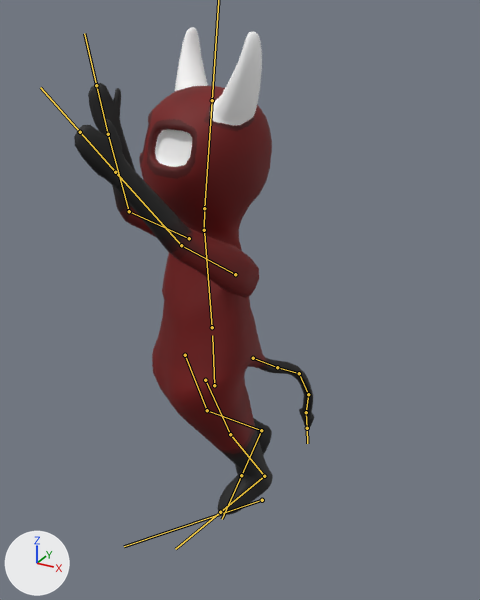
A saved change to the FBX model Assets/Models/demon.fbx.
Both versions are drawn from a 50 mm lens placed at (3.23, -4.87, 5.98), pointed at (0.0, 0.99, 3.04). Arrows for +X, +Y and +Z are at lower left; the lights stay in place. Both versions are drawn at frame 1 of the action 'Armature|ghfgjhf'; the numbers are the values there. The bones that bend it are drawn over the model as lines.
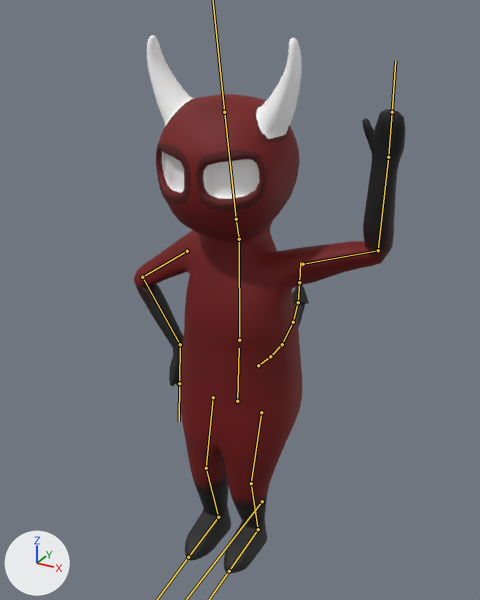
Boxes (x1, y1, x2, y2) around the edits, measured in the pictures (480 x 600 px):
'Cube.004', posed (13% wider, 10% taller)
    before: (74, 27, 314, 515)
    after: (134, 35, 405, 573)
bone 'core', root to tip
    before: (214, 385) to (212, 335)
    after: (237, 401) to (239, 348)
bone 'chest', root to tip
    before: (212, 327) to (204, 226)
    after: (239, 340) to (239, 235)
bone 'neck', root to tip
    before: (204, 230) to (204, 208)
    after: (239, 239) to (236, 219)
bone 'arm_L', root to tip
    before: (235, 274) to (181, 245)
    after: (303, 264) to (378, 250)
bone 'forearm_L', root to tip
    before: (181, 245) to (115, 172)
    after: (378, 250) to (388, 157)
bone 'hand_L', root to tip
    before: (115, 172) to (80, 132)
    after: (388, 157) to (392, 112)
bone 'arm_R', root to tip
    before: (189, 238) to (129, 211)
    after: (187, 251) to (142, 277)
bone 'forearm_R', root to tip
    before: (129, 211) to (108, 134)
    after: (142, 277) to (180, 344)
bone 'hand_R', root to tip
    before: (108, 134) to (96, 85)
    after: (180, 344) to (179, 383)
bone 'tail_0', root to tip
    before: (253, 358) to (277, 367)
    after: (258, 365) to (270, 356)
bone 'tail_1', root to tip
    before: (277, 367) to (299, 373)
    after: (270, 356) to (282, 344)
bone 'tail_2', root to tip
    before: (299, 373) to (308, 394)
    after: (282, 344) to (293, 322)
bone 'tail_3', root to tip
    before: (308, 394) to (306, 412)
    after: (293, 322) to (298, 302)
bone 'tail_4', root to tip
    before: (306, 412) to (307, 428)
    after: (298, 302) to (299, 282)
bone 'leg_L', root to tip
    before: (205, 380) to (230, 434)
    after: (261, 412) to (251, 483)
bone 'foreleg_L', root to tip
    before: (230, 434) to (264, 476)
    after: (251, 483) to (258, 529)
bone 'feet_L', root to tip
    before: (264, 476) to (220, 512)
    after: (258, 529) to (229, 571)
bone 'leg_R', root to tip
    before: (185, 355) to (207, 410)
    after: (213, 397) to (206, 468)
bone 'foreleg_R', root to tip
    before: (207, 410) to (261, 430)
    after: (206, 468) to (218, 517)
bone 'feet_R', root to tip
    before: (261, 430) to (241, 475)
    after: (218, 517) to (188, 557)

The change in detail:
Bone 'Bone' (bone_bone) moves from (0.0, 0.0, 0.0) to (0.0, 0.0, 0.03).
Bone 'Bone' (bone_bone) turns from (0, 1, 36) to (0, 0, 1) degrees about its own x, y and z.
Bone 'core' (bone_core) turns from (6, 0, 0) to (2, 0, 0) degrees about its own x, y and z.
Bone 'chest' (bone_chest) turns from (4, 0, 0) to (5, 0, 0) degrees about its own x, y and z.
Bone 'neck' (bone_neck) turns from (19, 0, 0) to (0, 0, 0) degrees about its own x, y and z.
Bone 'arm_L' (bone_arm_l) moves from (0.07, -0.02, 0.02) to (-0.01, -0.04, -0.05).
Bone 'arm_L' (bone_arm_l) turns from (137, -12, -94) to (-28, -52, 43) degrees about its own x, y and z.
Bone 'forearm_L' (bone_forearm_l) turns from (-5, 2, -17) to (21, -10, -74) degrees about its own x, y and z.
Bone 'hand_L' (bone_hand_l) turns from (0, 0, 0) to (-6, 0, -1) degrees about its own x, y and z.
Bone 'arm_R' (bone_arm_r) moves from (-0.12, -0.08, -0.01) to (-0.06, -0.08, 0.0).
Bone 'arm_R' (bone_arm_r) turns from (130, 14, 95) to (3, 8, 30) degrees about its own x, y and z.
Bone 'forearm_R' (bone_forearm_r) turns from (-9, 12, 49) to (-90, 2, 12) degrees about its own x, y and z.
Bone 'hand_R' (bone_hand_r) turns from (0, 0, 0) to (33, 0, -7) degrees about its own x, y and z.
Bone 'tail_0' (bone_tail_0) turns from (-59, 7, 1) to (-34, 5, 4) degrees about its own x, y and z.
Bone 'tail_1' (bone_tail_1) turns from (4, -1, -2) to (11, -2, -2) degrees about its own x, y and z.
Bone 'tail_2' (bone_tail_2) turns from (6, 0, 0) to (65, -2, -3) degrees about its own x, y and z.
Bone 'tail_3' (bone_tail_3) turns from (-15, 1, 1) to (37, -1, -2) degrees about its own x, y and z.
Bone 'tail_4' (bone_tail_4) turns from (20, -1, -1) to (44, -1, -3) degrees about its own x, y and z.
Bone 'leg_L' (bone_leg_l) moves from (-0.01, -0.44, -0.37) to (0.0, -0.11, -0.14).
Bone 'leg_L' (bone_leg_l) turns from (24, -1, 0) to (-9, 0, 0) degrees about its own x, y and z.
Bone 'foreleg_L' (bone_foreleg_l) turns from (0, 0, 0) to (16, 0, 0) degrees about its own x, y and z.
Bone 'feet_L' (bone_feet_l) turns from (-4, 0, 0) to (5, 0, 0) degrees about its own x, y and z.
Bone 'leg_R' (bone_leg_r) moves from (0.0, -0.44, -0.37) to (0.0, -0.11, -0.14).
Bone 'leg_R' (bone_leg_r) turns from (21, 0, 0) to (-10, 0, -1) degrees about its own x, y and z.
Bone 'foreleg_R' (bone_foreleg_r) turns from (27, 1, 0) to (15, 0, 0) degrees about its own x, y and z.
Bone 'feet_R' (bone_feet_r) turns from (-14, 0, 0) to (3, 0, 0) degrees about its own x, y and z.
